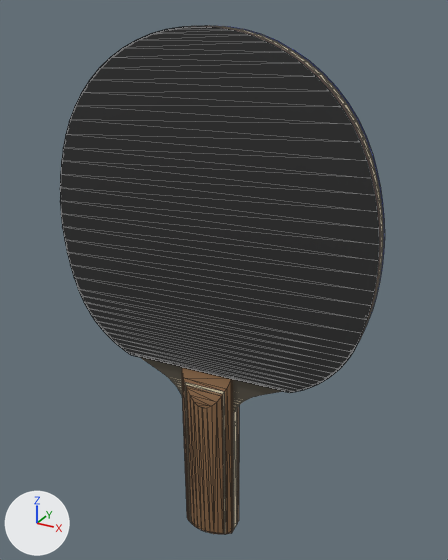
Renders of the glTF model public/Game/models/untitled.gltf from each side of a commit.
One viewpoint serves both versions: a camera (50 mm lens) standing at (10.18, -17.62, 20.12) and looking at (0.16, 0.59, 11.02). Lighting does not change. The marker at lower left points along +X, +Y and +Z. Mesh edges are drawn as thin lines.

In view in the first picture: 'paddle.json'.
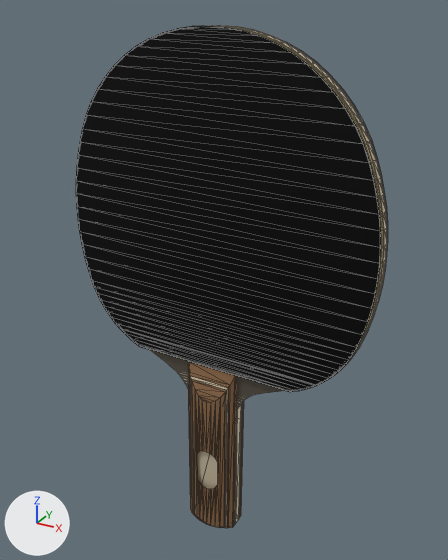
Commit message: added paddle perso

Diff of the bpy script that builds the scene:
```diff
--- a/public/Game/models/untitled.gltf.py
+++ b/public/Game/models/untitled.gltf.py
@@ mat_color_a06 @@
 n2 = _N.new('ShaderNodeMix'); n2.name = 'Mix'
 n2.inputs[0].default_value = 1.0  # 'Factor'
-n2.inputs[7].default_value = (0.0, 0.0894, 0.8, 1.0)  # 'B', blue #0054e7
+n2.inputs[7].default_value = (0.0, 0.0, 0.0, 1.0)  # 'B', black #000000
 n3 = _N.new('ShaderNodeVertexColor'); n3.name = 'Color Attribute'
@@ ob_paddle_json @@
 ob_paddle_json.location = (0.0, 0.0, 13.47)
-ob_paddle_json.rotation_euler = (0.0, 0.0, -3.063)  # degrees (0, 0, -175)
```

Pixel boxes [x1, y1, x2, y2] of what changed, in the pictures (448 x 560 px):
'paddle.json', surface changed, turned
    before: [60, 26, 385, 534]
    after: [76, 26, 388, 528]
